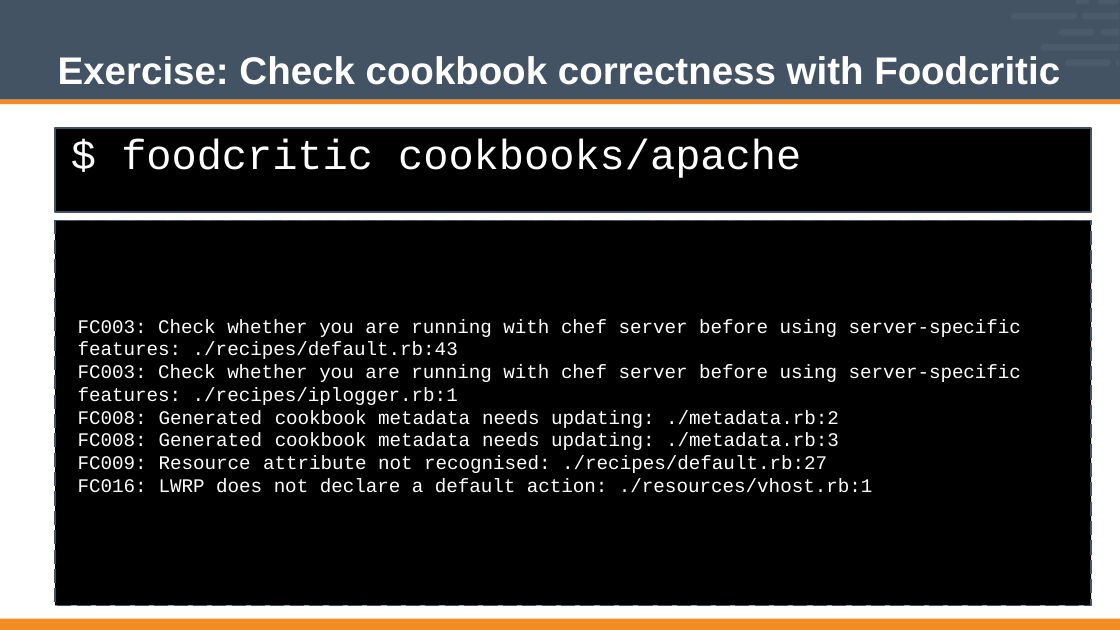
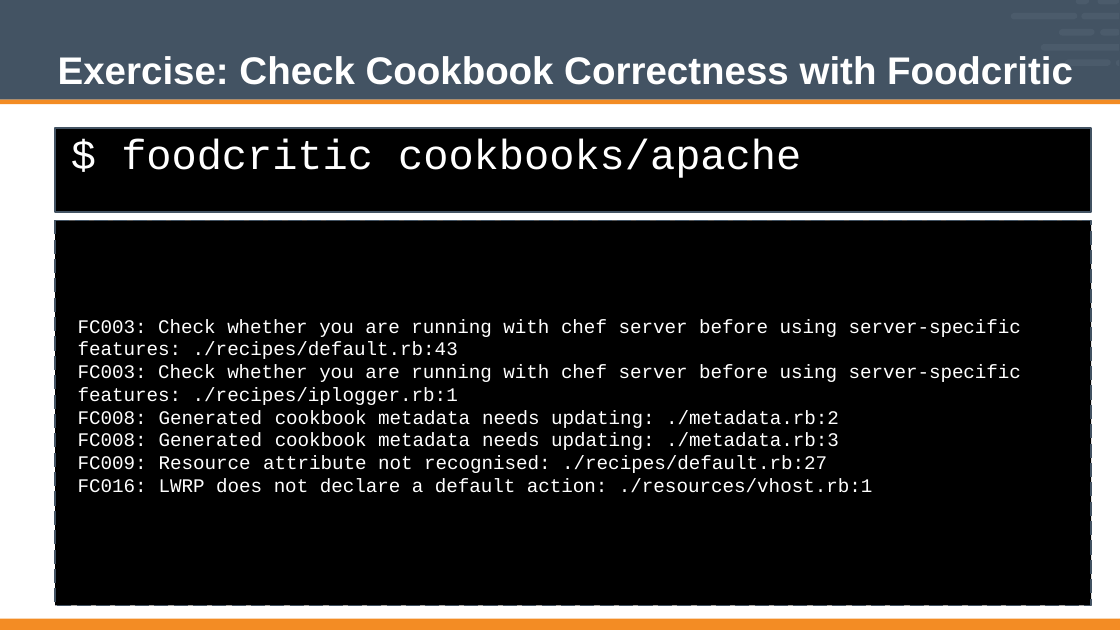
Before and after one commit to vinyar/chef-intermediate, a slide deck: slide 9 of Modules/10-Chef_Intermediate.pptx (slide 8 before the commit). Drawn at 1120x630 pixels with LibreOffice and Linux fonts; fonts in the diff are those of the drawing. Boxes give left, top, right and bottom in pixels: in the first picture for what was removed or moved away, otherwise in the second. Text is boxed around its words. In the diff, an @@ line names an element or a change of style, - is before the commit and + after.

```diff
--- a/Modules/10-Chef_Intermediate.pptx
+++ b/Modules/10-Chef_Intermediate.pptx
@@ title at (x1=58, y1=56, x2=1073, y2=85): text changed @@
-Exercise: Check cookbook correctness with Foodcritic
+Exercise: Check Cookbook Correctness with Foodcritic
```
Also in this commit, not shown: 8 other slides changed, 3 slides added, 1 slide removed.
